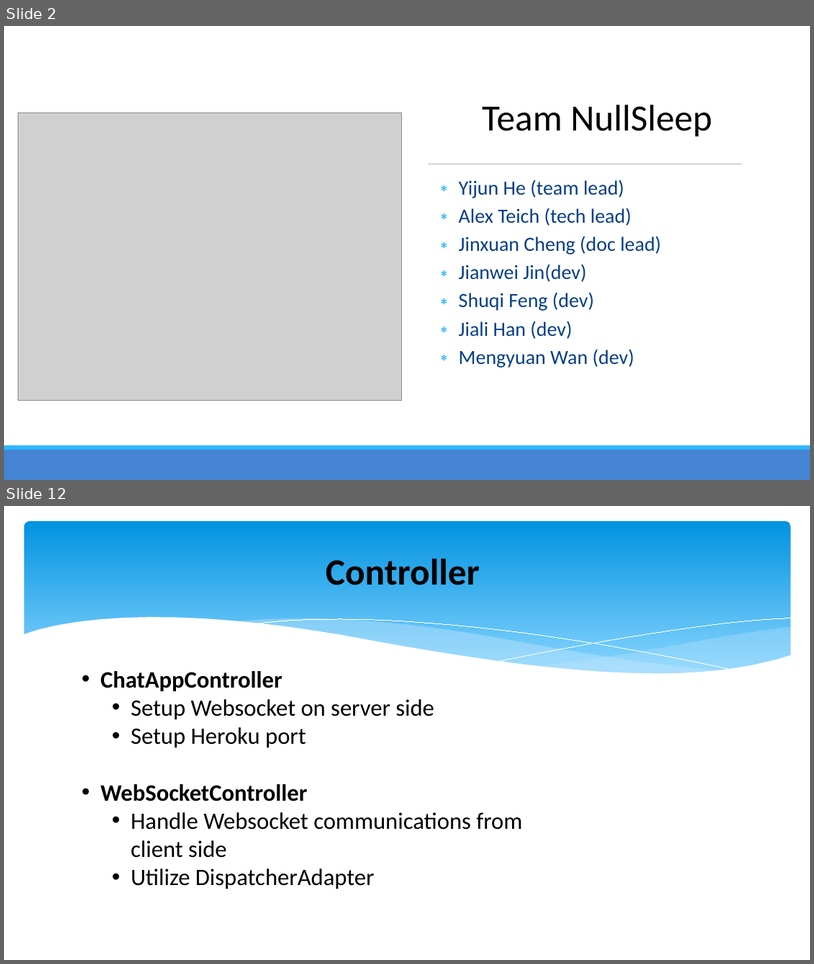
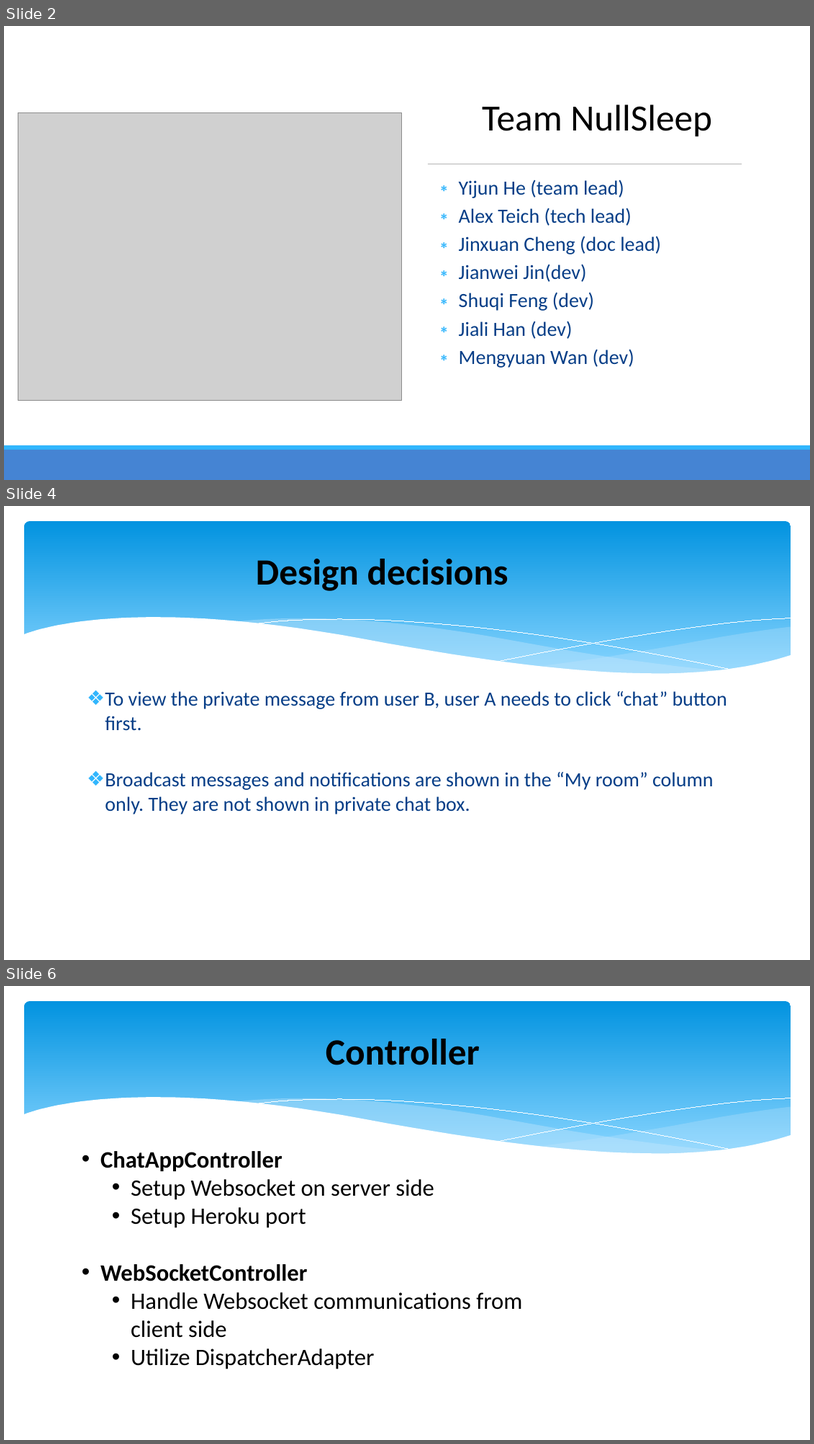
Before and after one commit to Gene-He/ChatApp, a slide deck: src/main/resources/HW10PPT.pptx. Shown one above the other, each under a label of ours: slides 2 and 12 before the commit, slides 2, 4 and 6 after it; the slides between them are not shown. The pictures are 814x964 and 814x1444 pixels, drawn with LibreOffice and Linux fonts; fonts in the diff are those of the drawing; grey boxes stand for pictures. Boxes give left, top, right and bottom in pixels: in the first picture for what was removed or moved away, otherwise in the second. Text is boxed around its words. In the diff, an @@ line names an element or a change of style, - is before the commit and + after.

```diff
--- a/src/main/resources/HW10PPT.pptx
+++ b/src/main/resources/HW10PPT.pptx
@@ slide 4 added at box(4, 506, 810, 960), background #FFFFFF; not listed: 6 template elements that a slide beside it also shows @@
@@ title added at box(256, 559, 509, 591), 44 pt, text #000000, bold @@
+Design decisions
@@ text added at box(105, 691, 728, 814), 24 pt, text #073E87 @@
+❖ To view the private message from user B, user A needs to click “chat” button first.
+❖ Broadcast messages and notifications are shown in the “My room” column only. They are not shown in private chat box.
@@ what was slide 12 is now slide 6 @@
```
Also in this commit, not shown: 2 slides changed, 9 slides removed.
